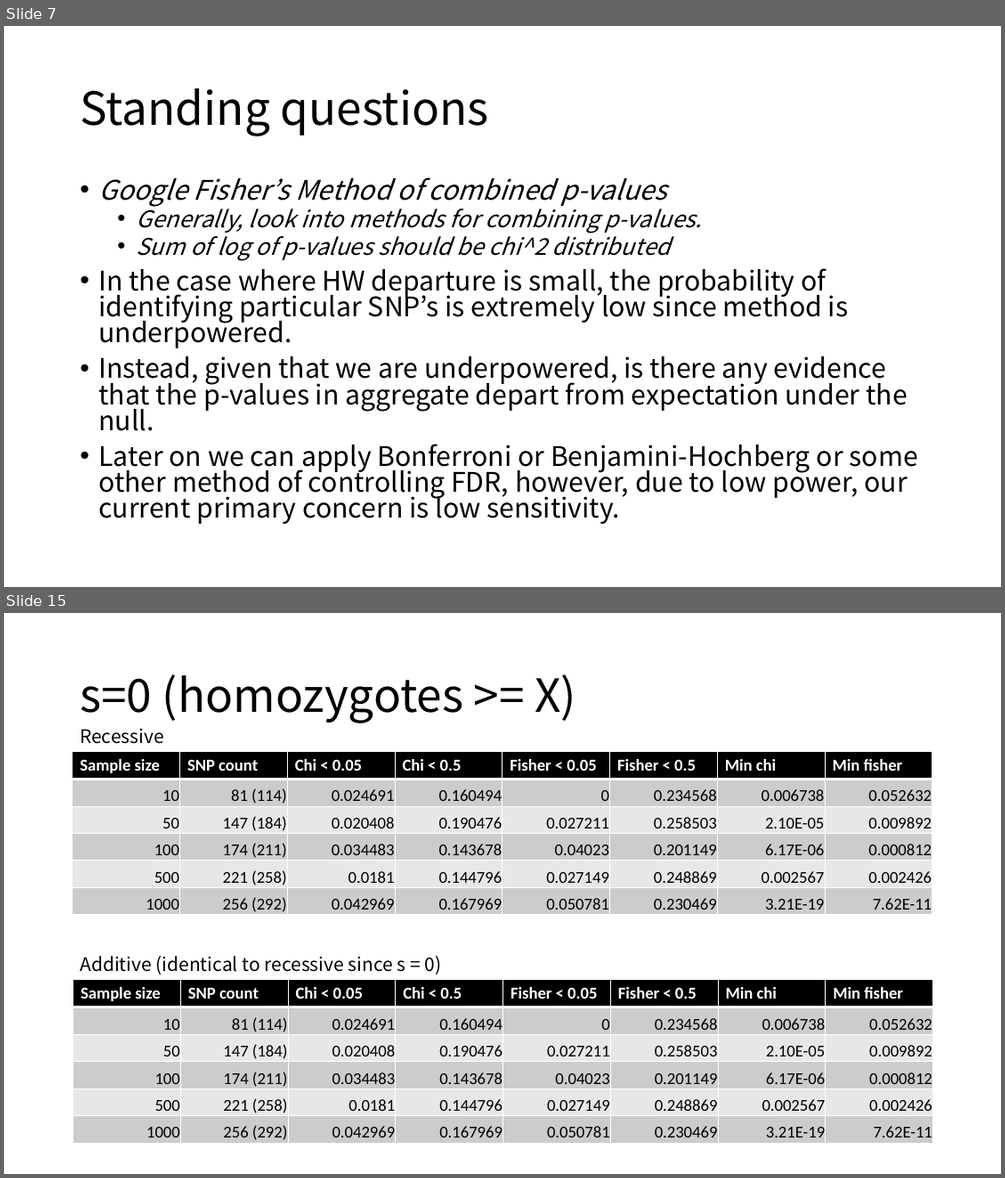
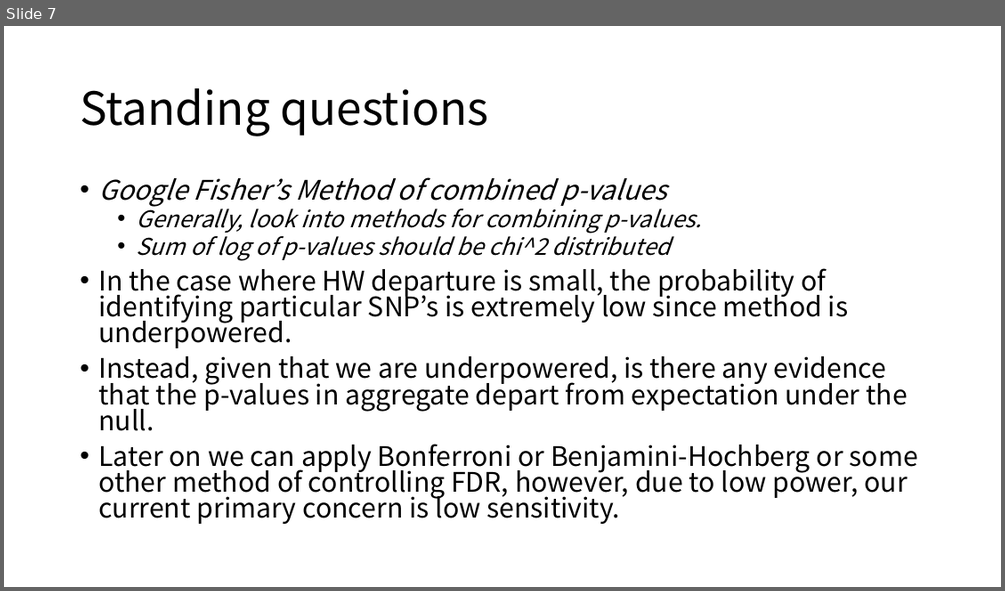
Before and after one commit to jon-mah/RDM_HW, a slide deck: Summary/20201202_RDM_HW_rotation_update.pptx. Shown one above the other, each under a label of ours: slides 7 and 15 before the commit, slide 7 after it; the slides between them are not shown. The pictures are 1005x1178 and 1005x591 pixels, drawn with LibreOffice and Linux fonts; fonts in the diff are those of the drawing. Boxes give left, top, right and bottom in pixels: in the first picture for what was removed or moved away, otherwise in the second. Text is boxed around its words. In the diff, an @@ line names an element or a change of style, - is before the commit and + after.

```diff
--- a/Summary/20201202_RDM_HW_rotation_update.pptx
+++ b/Summary/20201202_RDM_HW_rotation_update.pptx
@@ slide 15 removed at box(4, 613, 1001, 1174), background #FFFFFF @@
@@ title removed at box(80, 674, 576, 723) @@
-s=0 (homozygotes >= X)
@@ text removed at box(80, 729, 163, 744) @@
-Recessive
@@ table removed at box(73, 751, 934, 918), 6 rows, 8 columns @@
-Sample size | SNP count | Chi < 0.05 | Chi < 0.5 | Fisher < 0.05 | Fisher < 0.5 | Min chi | Min fisher
-10 | 81 (114) | 0.024691 | 0.160494 | 0 | 0.234568 | 0.006738 | 0.052632
-50 | 147 (184) | 0.020408 | 0.190476 | 0.027211 | 0.258503 | 2.10E-05 | 0.009892
-100 | 174 (211) | 0.034483 | 0.143678 | 0.04023 | 0.201149 | 6.17E-06 | 0.000812
-500 | 221 (258) | 0.0181 | 0.144796 | 0.027149 | 0.248869 | 0.002567 | 0.002426
-1000 | 256 (292) | 0.042969 | 0.167969 | 0.050781 | 0.230469 | 3.21E-19 | 7.62E-11
@@ text removed at box(80, 956, 441, 974) @@
-Additive (identical to recessive since s = 0)
@@ table removed at box(73, 980, 935, 1146), 6 rows, 8 columns @@
-Sample size | SNP count | Chi < 0.05 | Chi < 0.5 | Fisher < 0.05 | Fisher < 0.5 | Min chi | Min fisher
-10 | 81 (114) | 0.024691 | 0.160494 | 0 | 0.234568 | 0.006738 | 0.052632
-50 | 147 (184) | 0.020408 | 0.190476 | 0.027211 | 0.258503 | 2.10E-05 | 0.009892
-100 | 174 (211) | 0.034483 | 0.143678 | 0.04023 | 0.201149 | 6.17E-06 | 0.000812
-500 | 221 (258) | 0.0181 | 0.144796 | 0.027149 | 0.248869 | 0.002567 | 0.002426
-1000 | 256 (292) | 0.042969 | 0.167969 | 0.050781 | 0.230469 | 3.21E-19 | 7.62E-11
```
Also in this commit, not shown: 1 slide changed, 10 other slides removed, 19 other files.
